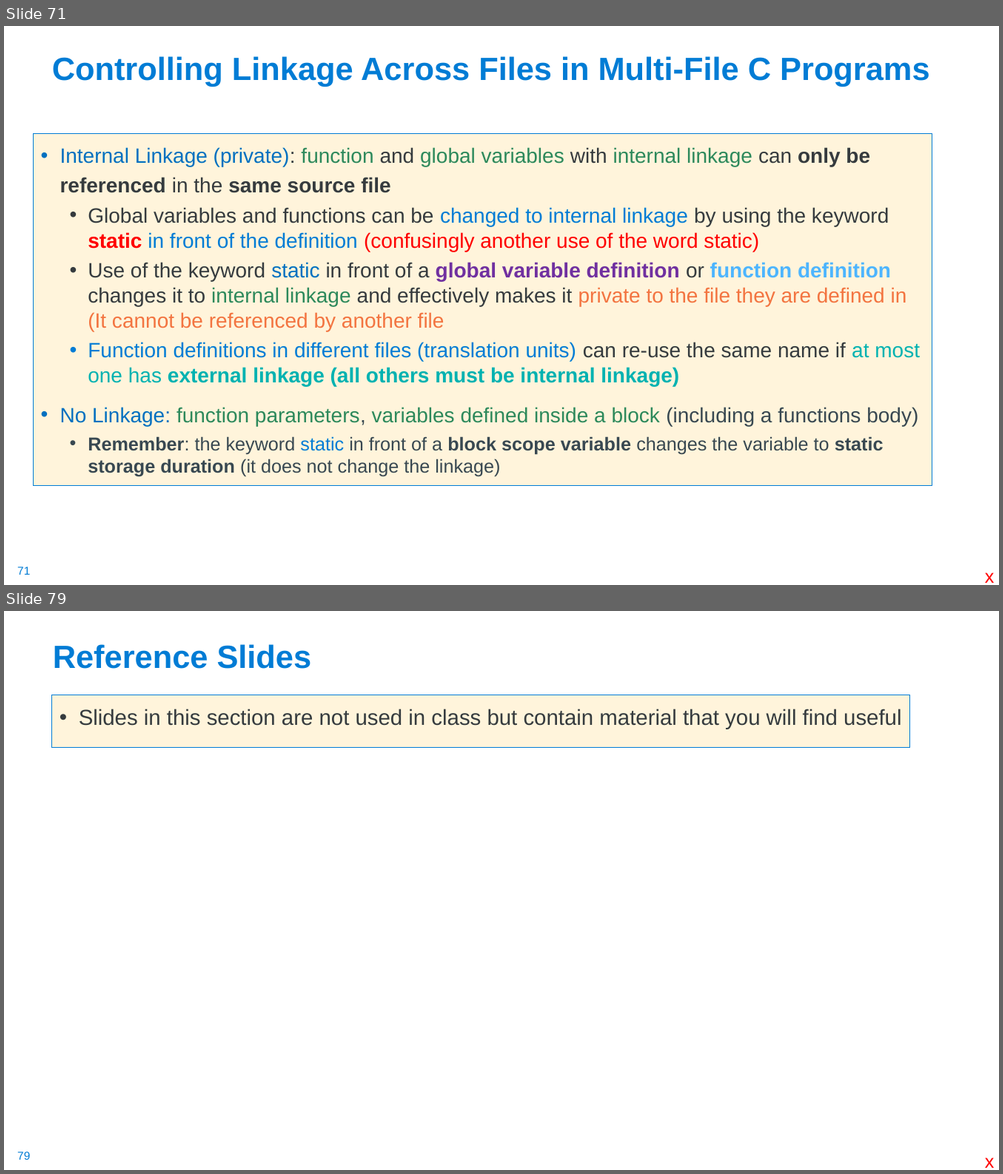
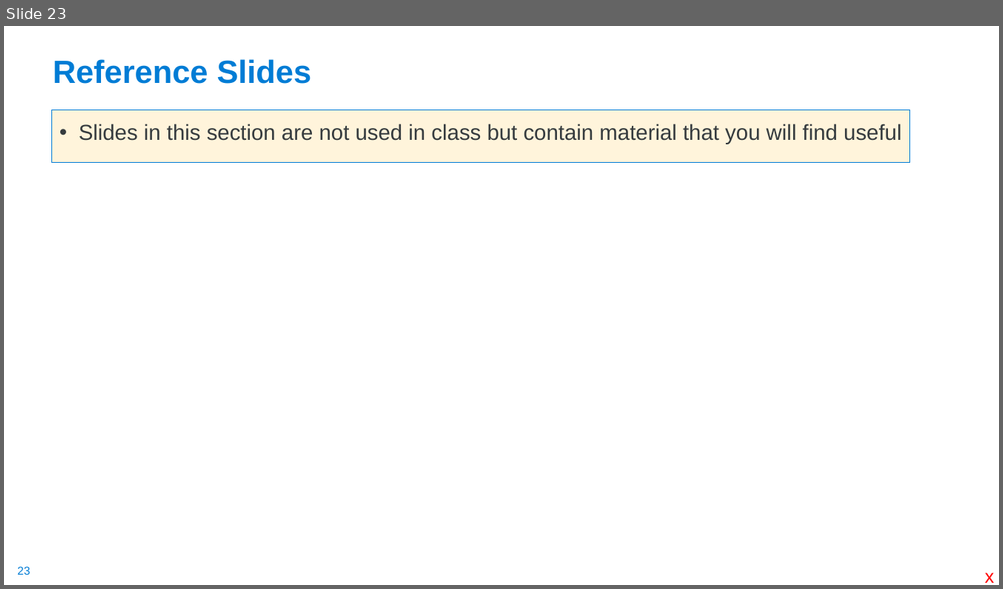
Before and after one commit to cse30-sp24/Muller-Slides, a slide deck: Lecture-2.pptx. Shown one above the other, each under a label of ours: slides 71 and 79 before the commit, slide 23 after it; the slides between them are not shown. The pictures are 1003x1174 and 1003x589 pixels, drawn with LibreOffice and Linux fonts; fonts in the diff are those of the drawing. Boxes give left, top, right and bottom in pixels: in the first picture for what was removed or moved away, otherwise in the second. Text is boxed around its words. In the diff, an @@ line names an element or a change of style, - is before the commit and + after.

```diff
--- a/Lecture-2.pptx
+++ b/Lecture-2.pptx
@@ slide 71 removed at (x1=4, y1=26, x2=999, y2=585), background #FFFFFF; not listed: 1 template element that a slide beside it also shows @@
@@ title removed at (x1=52, y1=56, x2=929, y2=86) @@
-Controlling Linkage Across Files in Multi-File C Programs
@@ text removed at (x1=33, y1=134, x2=931, y2=486) @@
-• Internal Linkage (private): function and global variables with internal linkage can only be referenced in the same source file
-  • Global variables and functions can be changed to internal linkage by using the keyword static in front of the definition (confusingly another use of the word static)
-  • Use of the keyword static in front of a global variable definition or function definition changes it to internal linkage and effectively makes it private to the file they are defined in (It cannot be referenced by another file
-  • Function definitions in different files (translation units) can re-use the same name if at most one has external linkage (all others must be internal linkage)
-• No Linkage: function parameters, variables defined inside a block (including a functions body)
-  • Remember: the keyword static in front of a block scope variable changes the variable to static storage duration (it does not change the linkage)
@@ text removed at (x1=984, y1=573, x2=994, y2=583) @@
-x
@@ what was slide 79 is now slide 23 @@
@@ page number at (x1=17, y1=567, x2=30, y2=575): text changed @@
-79
+23
```
Also in this commit, not shown: 6 slides changed, 55 other slides removed, 3 other files.
